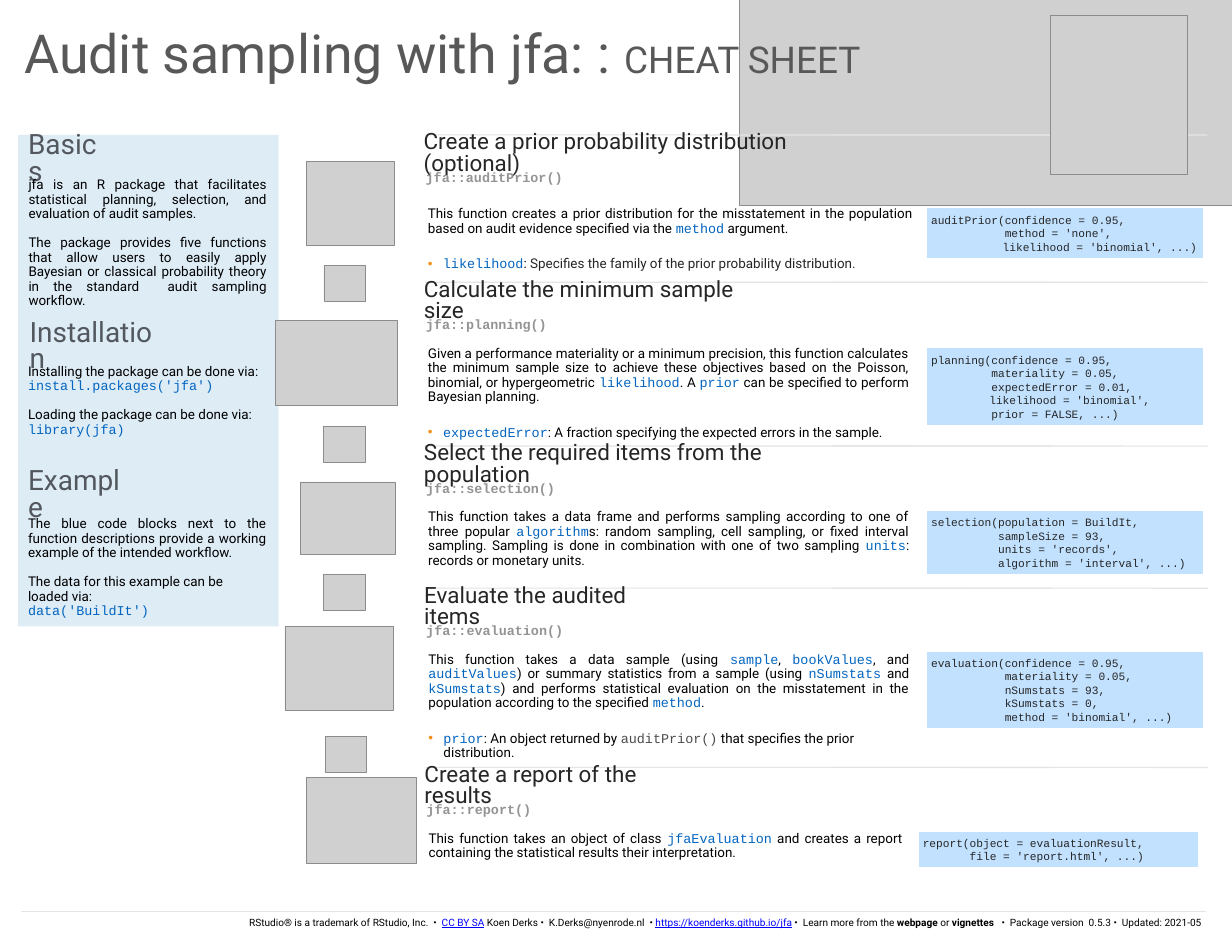
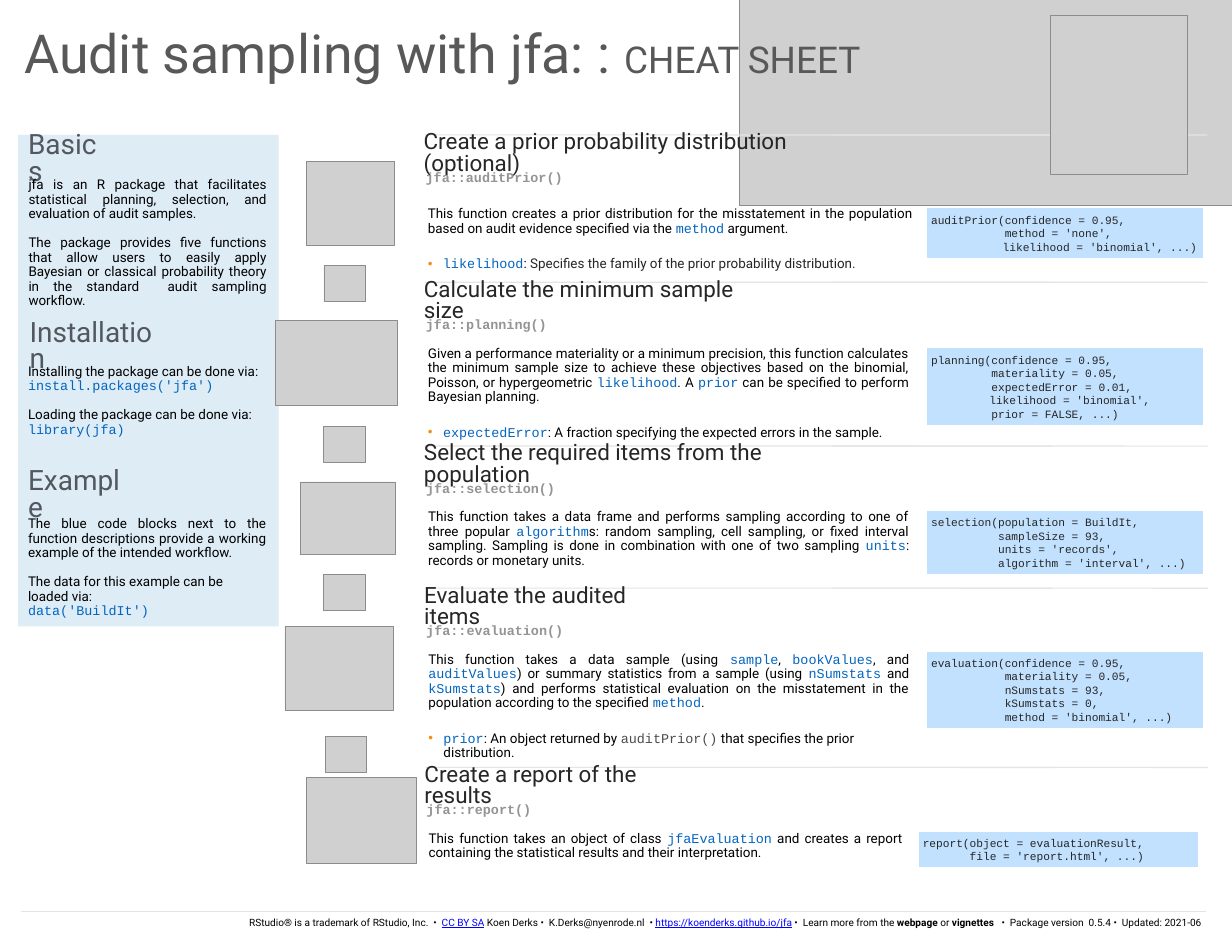
Before and after one commit to koenderks/jfa, a slide deck: slide 1 of man/figures/cheatsheet/cheatsheet.pptx. Drawn at 1232x952 pixels with LibreOffice and Linux fonts; fonts in the diff are those of the drawing; grey boxes stand for pictures. Boxes give left, top, right and bottom in pixels: in the first picture for what was removed or moved away, otherwise in the second. Text is boxed around its words. In the diff, an @@ line names an element or a change of style, - is before the commit and + after.

Commit message:
Update the cheat sheet

```diff
--- a/man/figures/cheatsheet/cheatsheet.pptx
+++ b/man/figures/cheatsheet/cheatsheet.pptx
@@ text at [428, 347, 909, 404]: text changed @@
-Given a performance materiality or a minimum precision, this function calculates the minimum sample size to achieve these objectives based on the Poisson, binomial, or hypergeometric likelihood. A prior can be specified to perform Bayesian planning.
+Given a performance materiality or a minimum precision, this function calculates the minimum sample size to achieve these objectives based on the binomial, Poisson, or hypergeometric likelihood. A prior can be specified to perform Bayesian planning.
@@ text at [429, 833, 902, 860]: text changed @@
-This function takes an object of class jfaEvaluation and creates a report containing the statistical results their interpretation.
+This function takes an object of class jfaEvaluation and creates a report containing the statistical results and their interpretation.
@@ text at [249, 918, 1202, 929]: text changed @@
-RStudio® is a trademark of RStudio, Inc. • CC BY SA Koen Derks • K.Derks@nyenrode.nl • https://koenderks.github.io/jfa • Learn more from the webpage or vignettes • Package version 0.5.3 • Updated: 2021-05
+RStudio® is a trademark of RStudio, Inc. • CC BY SA Koen Derks • K.Derks@nyenrode.nl • https://koenderks.github.io/jfa • Learn more from the webpage or vignettes • Package version 0.5.4 • Updated: 2021-06
```
Also in this commit, not shown: 2 other files.
